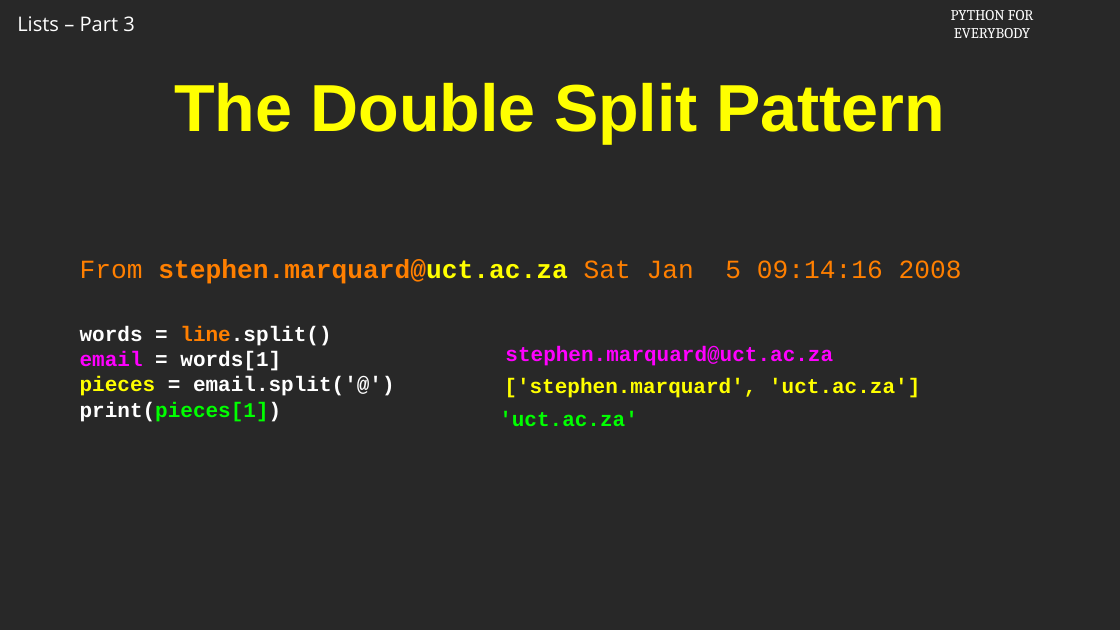
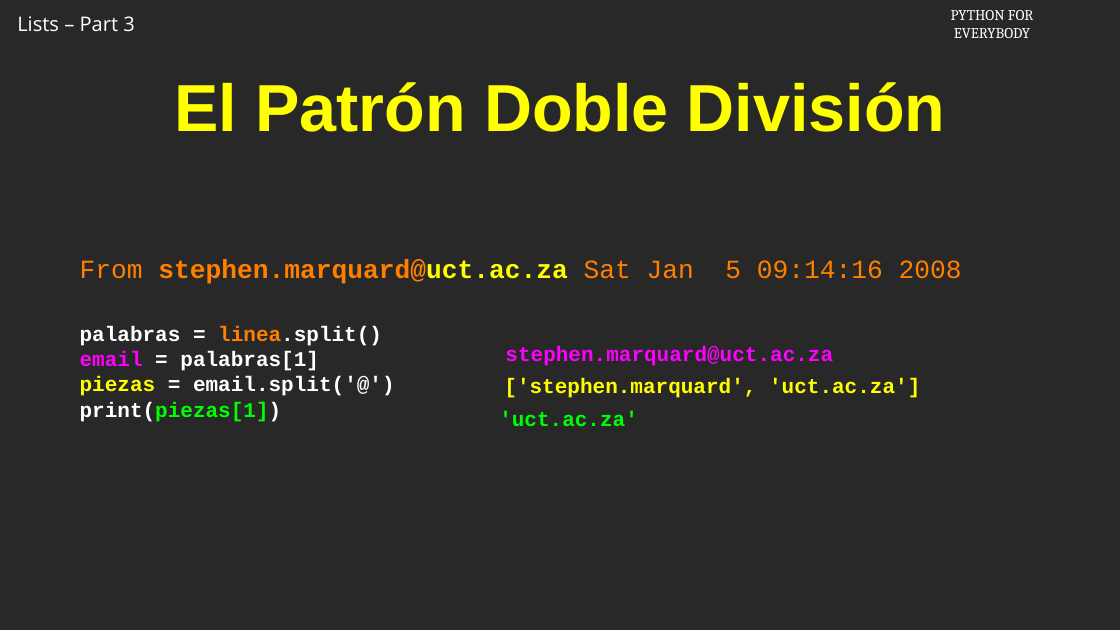
Before and after one commit to csev/py4e, a slide deck: slide 7 of ai/8.3.pptx. Drawn at 1120x630 pixels with LibreOffice and Linux fonts; fonts in the diff are those of the drawing; background and template pictures are left out. Boxes give left, top, right and bottom in pixels: in the first picture for what was removed or moved away, otherwise in the second. Text is boxed around its words. In the diff, an @@ line names an element or a change of style, - is before the commit and + after.

```diff
--- a/ai/8.3.pptx
+++ b/ai/8.3.pptx
@@ text at (x1=174, y1=82, x2=945, y2=132): text changed @@
-The Double Split Pattern
+El Patrón Doble División
@@ text at (x1=80, y1=326, x2=395, y2=422): text changed @@
-words = line.split()
-email = words[1]
-pieces = email.split('@')
-print(pieces[1])
+palabras = linea.split()
+email = palabras[1]
+piezas = email.split('@')
+print(piezas[1])
```
Also in this commit, not shown: 7 other slides changed, 1 slide added, 1 slide removed.
